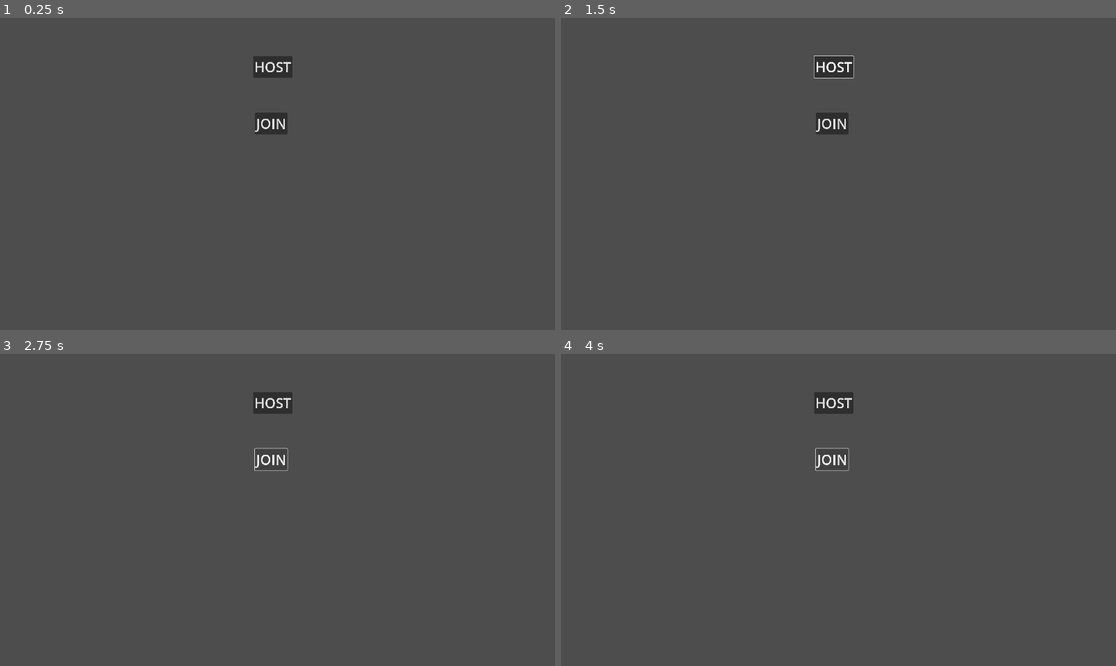
Above: before the commit, frames 1-4 (two rows, left to right).
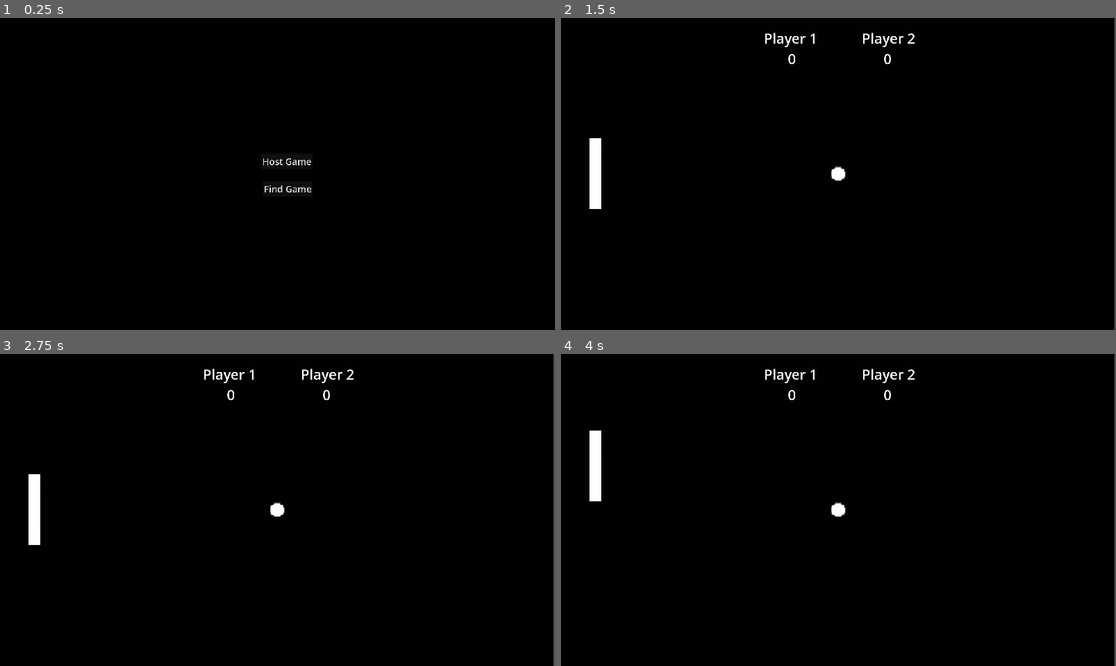
Above: after the commit, the same moments.

Repository: KrukDallan/pong
Game: Godot game, scene res://scenes/root/root.tscn
Two runs of this game, one before a commit and one after it. Both use one fixed random seed, a clock stepped at 60 frames per second and the inputs below. Before the commit the project starts from res://temp/main.tscn.
Inputs (mouse positions are in pixels of both pictures, inside the frame that each line leads up to):
- Up to frame 1 (0.25 s): no input
- Up to frame 2 (1.5 s): click (832, 67) at 0.5 s, where only the run before the commit has a clickable "HOST"; click (849, 161) at 1.25 s, where only the run after the commit has a clickable "Host Game"
- Up to frame 3 (2.75 s): click (271, 460) at 2 s, where only the run before the commit has a clickable "JOIN"
- Up to frame 4 (4 s): hold Up 2.78-3.53 s; hold Down from 3.53 s (still down)

The runs differ from the first frame. In frame 1, 100% of the frame differs, in the area x 0-100%, y 0-100%; in frame 2, 100%; in frame 3, 100%; in frame 4, 100%.

Commit message:
:construction:

Diff:
--- a/network.gd
+++ b/network.gd
@@ -5,6 +5,7 @@
 func _ready():
 	multiplayer.peer_connected.connect(_on_peer_connected)
 	multiplayer.peer_disconnected.connect(_on_peer_disconnected)
+	$MultiplayerSpawner.spawn_path = get_path()
 
 func host():
 	var p = ENetMultiplayerPeer.new()
@@ -12,7 +13,7 @@
 	multiplayer.multiplayer_peer = p
 	# spawn host player + ball when hosting
 	#rpc("spawn_ball")
-	$MultiplayerSpawner.add_spawnable_scene("res://temp/Ball.tscn")
+	#$MultiplayerSpawner.add_spawnable_scene("res://temp/Ball.tscn")
 
 func join(ip):
 	var p = ENetMultiplayerPeer.new()
@@ -24,14 +25,9 @@
 func spawn_ball():
 	if has_node("Ball"):
 		return  # Prevent double spawn
+	var ball
 	if multiplayer.is_server():
-		var ball = $MultiplayerSpawner.spawn()
-		ball.linear_velocity = Vector2(300, 0)
-		return
-	return
-
-	var ball = ball_scene.instantiate()
-	ball.name = "Ball"
+		pass
 
 	# Host gets authority, clients just sync
 	if multiplayer.is_server():
--- a/project.godot
+++ b/project.godot
@@ -11,7 +11,7 @@
 [application]
 
 config/name="Pong"
-run/main_scene="res://temp/main.tscn"
+run/main_scene="res://scenes/root/root.tscn"
 config/features=PackedStringArray("4.3", "Forward Plus")
 config/icon="res://icon.svg"
 
--- a/scenes/ball/ball.gd
+++ b/scenes/ball/ball.gd
@@ -10,7 +10,6 @@
 # Called when the node enters the scene tree for the first time.
 func _ready() -> void:
 	await get_tree().process_frame
-	can_start= true
 	#self.apply_impulse(Vector2(first_impulse_val,0), Vector2(0,0))
 
 
--- a/scenes/multiplayer_screen/multiplayer.gd
+++ b/scenes/multiplayer_screen/multiplayer.gd
@@ -20,11 +20,6 @@
 	peer.create_client("192.168.1.187",1027)
 	multiplayer.multiplayer_peer = peer
 
-func add_player(id=1):
-	var player = player_scene.instantiate()
-	player.name = str(id)
-	print("Miao")
-	call_deferred("add_child",player)
 
 func exit_game(id):
 	multiplayer.peer_disconnected.connect(del_player)
--- a/scenes/multiplayer_screen/multiplayer.tscn
+++ b/scenes/multiplayer_screen/multiplayer.tscn
@@ -29,7 +29,7 @@
 text = "Find Game"
 
 [node name="MultiplayerSpawner" type="MultiplayerSpawner" parent="."]
-_spawnable_scenes = PackedStringArray("res://scenes/player/player.tscn")
+_spawnable_scenes = PackedStringArray("res://scenes/player/player.tscn", "res://scenes/ball/ball.tscn")
 spawn_path = NodePath("..")
 
 [connection signal="pressed" from="Host" to="." method="_on_host_pressed"]
--- a/scenes/player/player.gd
+++ b/scenes/player/player.gd
@@ -8,6 +8,8 @@
 	print(self.name)
 	if self.name.to_int() != 1:
 		position = Vector2(1800,540)
+		var ball = get_tree().get_first_node_in_group("ball")
+		ball.set_can_start(true)
 
 func _physics_process(delta: float) -> void:
 
--- a/scenes/root/root.gd
+++ b/scenes/root/root.gd
@@ -23,7 +23,6 @@
 	pass
 
 
-
 func push_ball(vector: Vector2, body:Node2D):
 	if body.is_in_group("ball") and $Timer.time_left <= 0:
 		body.push_away(vector)
@@ -36,19 +35,17 @@
 	player.name = str(id)
 	call_deferred("add_child",player)
 	$Multiplayer.visible = false
+	$Ball.visible = true
 	#print("manage player1: ", manage_player1)
 	rpc("show_score")
 	print("Adding ball")
 
-
-	if multiplayer.is_server():
-		rpc("add_ball")
+	#if multiplayer.is_server():
+		#rpc("add_ball")
 	if manage_player1:
 		position_player1(player)
 		manage_player1 = false
 		$Score.visible = true
-	else:
-		position_player2(player)
 
 
 func position_player1(player):
--- a/scenes/root/root.tscn
+++ b/scenes/root/root.tscn
@@ -22,6 +22,9 @@
 properties/1/path = NodePath("Multiplayer:visible")
 properties/1/spawn = true
 properties/1/replication_mode = 1
+properties/2/path = NodePath("Ball:visible")
+properties/2/spawn = true
+properties/2/replication_mode = 1
 
 [node name="SceneRoot" type="Node2D"]
 script = ExtResource("1_xtru0")
@@ -92,6 +95,9 @@
 [node name="MultiplayerSynchronizer" type="MultiplayerSynchronizer" parent="."]
 replication_config = SubResource("SceneReplicationConfig_nbllq")
 
+[node name="Ball" parent="." instance=ExtResource("3_c766c")]
+visible = false
+
 [connection signal="body_entered" from="Area2D_Left" to="." method="_on_area_2d_left_body_entered"]
 [connection signal="body_entered" from="Area2D_Right" to="." method="_on_area_2d_right_body_entered"]
 [connection signal="body_entered" from="Area2D_Top" to="." method="_on_area_2d_top_body_entered"]
--- a/temp/main.tscn
+++ b/temp/main.tscn
@@ -24,7 +24,12 @@
 text = "JOIN"
 
 [node name="MultiplayerSpawner" type="MultiplayerSpawner" parent="."]
+_spawnable_scenes = PackedStringArray("res://temp/Ball.tscn")
 spawn_path = NodePath("..")
+spawn_limit = 1
+
+[node name="Camera2D" type="Camera2D" parent="."]
+position = Vector2(970, 534)
 
 [connection signal="pressed" from="HostButton" to="." method="_on_host_button_pressed"]
 [connection signal="pressed" from="JoinButton" to="." method="_on_join_button_pressed"]
